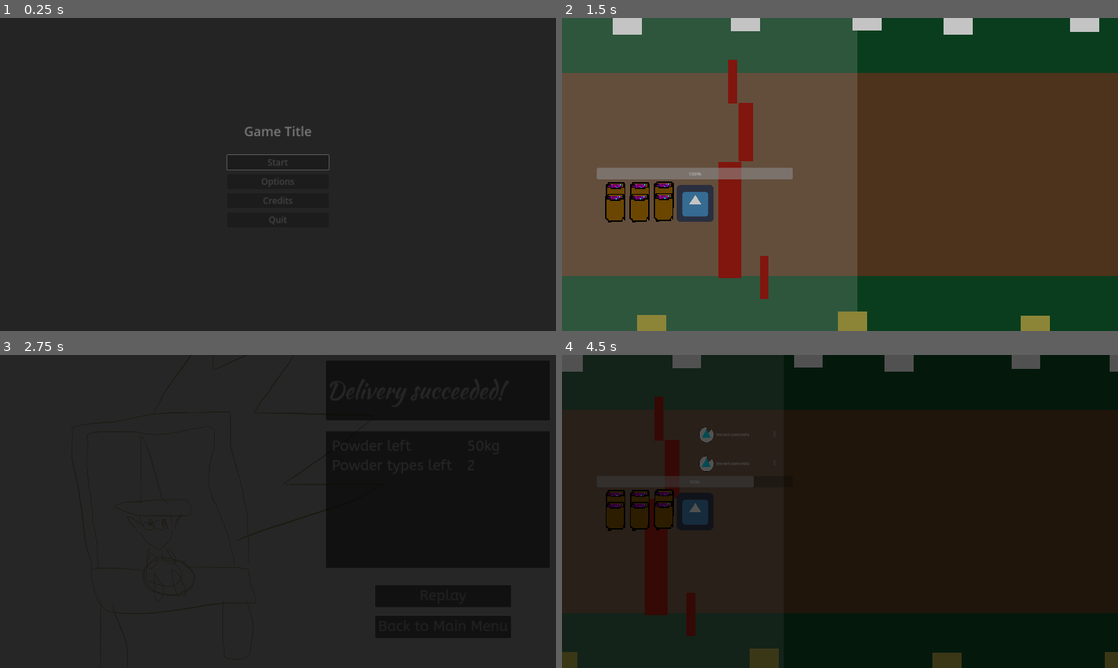
Above: before the commit, frames 1-4 (two rows, left to right).
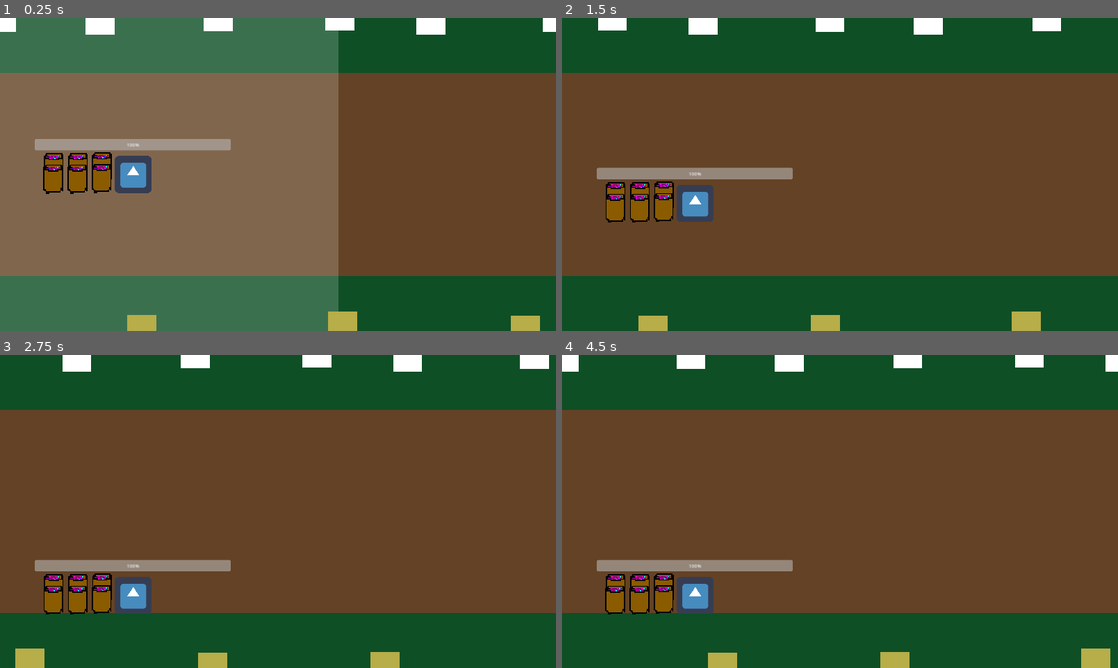
Above: after the commit, the same moments.

Repository: hsandt/ld53
Game: Godot game, scene res://scenes/first_scene.tscn
The game is run twice, just before and just after one commit, with the same random seed, the same clock (stepped at 60 frames per second) and the same inputs. Before the commit the project starts from res://scenes/main_menu_scene.tscn. The engine's default icon, where the game draws it, is replaced by a stand-in: a white triangle on a blue panel in a dark square.
Inputs (mouse positions are in pixels of both pictures, inside the frame that each line leads up to):
- Up to frame 1 (0.25 s): no input
- Up to frame 2 (1.5 s): tap Enter (ui_accept) at 0.5, 0.77 s; move the mouse to (962, 158) at 0.52 s; hold Right (ui_right) 0.53-1.28 s; hold M (app_next_resolution) 0.53-1.28 s; click (962, 158) at 0.67 s; move the mouse to (728, 190) at 1.27 s; hold S (down) from 1.28 s (still down); tap N (app_prev_resolution) at 1.35 s
- Up to frame 3 (2.75 s): tap Enter (ui_accept) at 1.52 s; move the mouse to (333, 442) at 2.02 s; release S (down) at 2.03 s; hold Right (ui_right) from 2.03 s (still down); hold M (app_next_resolution) from 2.03 s (still down)
- Up to frame 4 (4.5 s): release Right (ui_right) at 2.75 s; release M (app_next_resolution) at 2.75 s; click (1006, 596) at 2.75 s, where only the run before the commit has a clickable "Replay"; move the mouse to (812, 574) at 3.52 s; hold Up (ui_up) 3.53-4.28 s; tap N (app_prev_resolution) at 3.6 s; click (812, 574) at 3.67 s; tap Enter (ui_accept) at 3.77 s; move the mouse to (1006, 558) at 4.27 s; hold Left (ui_left) from 4.28 s (still down); hold M (app_next_resolution) from 4.28 s (still down)

The runs differ from the first frame. In frame 1, 100% of the frame differs, in the area x 0-100%, y 0-100%; in frame 2, 25%; in frame 3, 100%; in frame 4, 100%.

Commit message:
[Level Design] block components WIP

Diff:
--- a/audio/default_bus_layout_custom.tres
+++ b/audio/default_bus_layout_custom.tres
@@ -7,6 +7,7 @@
 resource_name = "LowPassFilter"
 
 [resource]
+bus/0/volume_db = -80.0
 bus/1/name = &"SFX"
 bus/1/solo = false
 bus/1/mute = false
--- /dev/null
+++ b/prefabs/ingame/level_blocks/1) easy/e_1_1.tscn
@@ -0,0 +1,12 @@
+[gd_scene load_steps=2 format=3 uid="uid://bpcuwiruykld3"]
+
+[ext_resource type="PackedScene" uid="uid://b4r6q2xh20e8w" path="res://prefabs/ingame/obstacle_small.tscn" id="1_c427r"]
+
+[node name="E1_1" type="Area2D"]
+position = Vector2(750, 0)
+
+[node name="obstacle_small" parent="." instance=ExtResource("1_c427r")]
+position = Vector2(0, 0)
+
+[node name="obstacle_small2" parent="." instance=ExtResource("1_c427r")]
+position = Vector2(800, -200)
--- /dev/null
+++ b/prefabs/ingame/level_blocks/1) easy/e_1_2.tscn
@@ -0,0 +1,11 @@
+[gd_scene load_steps=2 format=3 uid="uid://bgtkp6bs34ao7"]
+
+[ext_resource type="PackedScene" uid="uid://b4r6q2xh20e8w" path="res://prefabs/ingame/obstacle_small.tscn" id="1_n57kl"]
+
+[node name="E1_2" type="Area2D"]
+
+[node name="obstacle_small2" parent="." instance=ExtResource("1_n57kl")]
+position = Vector2(750, -200)
+
+[node name="obstacle_small" parent="." instance=ExtResource("1_n57kl")]
+position = Vector2(0, 0)
--- /dev/null
+++ b/prefabs/ingame/level_blocks/1) easy/e_1_2_var.tscn
@@ -0,0 +1,11 @@
+[gd_scene load_steps=2 format=3 uid="uid://dchtoexaksq4s"]
+
+[ext_resource type="PackedScene" uid="uid://b4r6q2xh20e8w" path="res://prefabs/ingame/obstacle_small.tscn" id="1_kvdwn"]
+
+[node name="E1_2_VAR" type="Area2D"]
+
+[node name="obstacle_small" parent="." instance=ExtResource("1_kvdwn")]
+position = Vector2(0, -275)
+
+[node name="obstacle_small2" parent="." instance=ExtResource("1_kvdwn")]
+position = Vector2(200, 275)
--- /dev/null
+++ b/prefabs/ingame/level_blocks/1) easy/e_1_3.tscn
@@ -0,0 +1,11 @@
+[gd_scene load_steps=2 format=3 uid="uid://dipkqxjn04ah3"]
+
+[ext_resource type="PackedScene" uid="uid://b4r6q2xh20e8w" path="res://prefabs/ingame/obstacle_small.tscn" id="1_y07sl"]
+
+[node name="E1_3" type="Area2D"]
+
+[node name="obstacle_small" parent="." instance=ExtResource("1_y07sl")]
+position = Vector2(0, 0)
+
+[node name="obstacle_small2" parent="." instance=ExtResource("1_y07sl")]
+position = Vector2(700, -200)
--- /dev/null
+++ b/prefabs/ingame/level_blocks/1) easy/e_2_1.tscn
@@ -0,0 +1,11 @@
+[gd_scene load_steps=2 format=3 uid="uid://cc20pbugg1vaw"]
+
+[ext_resource type="PackedScene" uid="uid://b4r6q2xh20e8w" path="res://prefabs/ingame/obstacle_small.tscn" id="1_8ca78"]
+
+[node name="E2_1" type="Area2D"]
+
+[node name="obstacle_small" parent="." instance=ExtResource("1_8ca78")]
+position = Vector2(0, 0)
+
+[node name="obstacle_small2" parent="." instance=ExtResource("1_8ca78")]
+position = Vector2(800, -100)
--- /dev/null
+++ b/prefabs/ingame/level_blocks/1) easy/e_2_2.tscn
@@ -0,0 +1,11 @@
+[gd_scene load_steps=2 format=3 uid="uid://4fwc8hvqyd2m"]
+
+[ext_resource type="PackedScene" uid="uid://b4r6q2xh20e8w" path="res://prefabs/ingame/obstacle_small.tscn" id="1_idloo"]
+
+[node name="E2_2" type="Area2D"]
+
+[node name="obstacle_small" parent="." instance=ExtResource("1_idloo")]
+position = Vector2(0, 0)
+
+[node name="obstacle_small2" parent="." instance=ExtResource("1_idloo")]
+position = Vector2(750, -100)
--- /dev/null
+++ b/prefabs/ingame/level_blocks/1) easy/e_2_3.tscn
@@ -0,0 +1,11 @@
+[gd_scene load_steps=2 format=3 uid="uid://dl61ra54w0xol"]
+
+[ext_resource type="PackedScene" uid="uid://b4r6q2xh20e8w" path="res://prefabs/ingame/obstacle_small.tscn" id="1_dtx4j"]
+
+[node name="E2_3" type="Area2D"]
+
+[node name="obstacle_small" parent="." instance=ExtResource("1_dtx4j")]
+position = Vector2(0, 0)
+
+[node name="obstacle_small2" parent="." instance=ExtResource("1_dtx4j")]
+position = Vector2(700, -100)
--- /dev/null
+++ b/prefabs/ingame/level_blocks/1) easy/e_3_1.tscn
@@ -0,0 +1,15 @@
+[gd_scene load_steps=3 format=3 uid="uid://b4yyjubvrbe8c"]
+
+[ext_resource type="PackedScene" uid="uid://ybj4svsavf4f" path="res://prefabs/ingame/obstacle_medium.tscn" id="1_emggh"]
+[ext_resource type="PackedScene" uid="uid://b4r6q2xh20e8w" path="res://prefabs/ingame/obstacle_small.tscn" id="2_7e38p"]
+
+[node name="E3_1" type="Area2D"]
+
+[node name="obstacle_medium" parent="." instance=ExtResource("1_emggh")]
+position = Vector2(0, -245)
+
+[node name="obstacle_medium2" parent="." instance=ExtResource("1_emggh")]
+position = Vector2(0, 250)
+
+[node name="obstacle_small" parent="." instance=ExtResource("2_7e38p")]
+position = Vector2(800, 0)
--- /dev/null
+++ b/prefabs/ingame/level_blocks/2) medium/m_1_1.tscn
@@ -0,0 +1,11 @@
+[gd_scene load_steps=2 format=3 uid="uid://b70th2w0dukt3"]
+
+[ext_resource type="PackedScene" uid="uid://ybj4svsavf4f" path="res://prefabs/ingame/obstacle_medium.tscn" id="1_ninxd"]
+
+[node name="M1_1" type="Area2D"]
+
+[node name="obstacle_medium" parent="." instance=ExtResource("1_ninxd")]
+position = Vector2(0, 0)
+
+[node name="obstacle_medium2" parent="." instance=ExtResource("1_ninxd")]
+position = Vector2(800, -200)
--- /dev/null
+++ b/prefabs/ingame/level_blocks/2) medium/m_1_2.tscn
@@ -0,0 +1,11 @@
+[gd_scene load_steps=2 format=3 uid="uid://b745r1xhpd7vj"]
+
+[ext_resource type="PackedScene" uid="uid://ybj4svsavf4f" path="res://prefabs/ingame/obstacle_medium.tscn" id="1_b08jh"]
+
+[node name="M1_2" type="Area2D"]
+
+[node name="obstacle_medium" parent="." instance=ExtResource("1_b08jh")]
+position = Vector2(0, 0)
+
+[node name="obstacle_medium2" parent="." instance=ExtResource("1_b08jh")]
+position = Vector2(750, -200)
--- /dev/null
+++ b/prefabs/ingame/level_blocks/2) medium/m_1_2_var.tscn
@@ -0,0 +1,11 @@
+[gd_scene load_steps=2 format=3 uid="uid://dor2pkjhb1p7m"]
+
+[ext_resource type="PackedScene" uid="uid://ybj4svsavf4f" path="res://prefabs/ingame/obstacle_medium.tscn" id="1_3vhvx"]
+
+[node name="M1_2_VAR" type="Area2D"]
+
+[node name="obstacle_medium" parent="." instance=ExtResource("1_3vhvx")]
+position = Vector2(0, -250)
+
+[node name="obstacle_medium2" parent="." instance=ExtResource("1_3vhvx")]
+position = Vector2(300, 250)
--- /dev/null
+++ b/prefabs/ingame/level_blocks/2) medium/m_1_3.tscn
@@ -0,0 +1,11 @@
+[gd_scene load_steps=2 format=3 uid="uid://bf83dbglpj4wc"]
+
+[ext_resource type="PackedScene" uid="uid://ybj4svsavf4f" path="res://prefabs/ingame/obstacle_medium.tscn" id="1_m83jr"]
+
+[node name="M1_3" type="Area2D"]
+
+[node name="obstacle_medium" parent="." instance=ExtResource("1_m83jr")]
+position = Vector2(0, 0)
+
+[node name="obstacle_medium2" parent="." instance=ExtResource("1_m83jr")]
+position = Vector2(700, -200)
--- /dev/null
+++ b/prefabs/ingame/level_blocks/2) medium/m_2_1.tscn
@@ -0,0 +1,11 @@
+[gd_scene load_steps=2 format=3 uid="uid://br2aea8oyyqed"]
+
+[ext_resource type="PackedScene" uid="uid://ybj4svsavf4f" path="res://prefabs/ingame/obstacle_medium.tscn" id="1_cvp61"]
+
+[node name="M2_1" type="Area2D"]
+
+[node name="obstacle_medium" parent="." instance=ExtResource("1_cvp61")]
+position = Vector2(0, 0)
+
+[node name="obstacle_medium2" parent="." instance=ExtResource("1_cvp61")]
+position = Vector2(385, -150)
--- /dev/null
+++ b/prefabs/ingame/level_blocks/2) medium/m_2_2.tscn
@@ -0,0 +1,11 @@
+[gd_scene load_steps=2 format=3 uid="uid://cgycsjw2bp36y"]
+
+[ext_resource type="PackedScene" uid="uid://ybj4svsavf4f" path="res://prefabs/ingame/obstacle_medium.tscn" id="1_n6gxs"]
+
+[node name="M2_2" type="Area2D"]
+
+[node name="obstacle_medium" parent="." instance=ExtResource("1_n6gxs")]
+position = Vector2(0, 0)
+
+[node name="obstacle_medium2" parent="." instance=ExtResource("1_n6gxs")]
+position = Vector2(320, -150)
--- /dev/null
+++ b/prefabs/ingame/level_blocks/2) medium/m_2_3.tscn
@@ -0,0 +1,11 @@
+[gd_scene load_steps=2 format=3 uid="uid://cgal80fcmkp72"]
+
+[ext_resource type="PackedScene" uid="uid://ybj4svsavf4f" path="res://prefabs/ingame/obstacle_medium.tscn" id="1_kbt1o"]
+
+[node name="M2_3" type="Area2D"]
+
+[node name="obstacle_medium" parent="." instance=ExtResource("1_kbt1o")]
+position = Vector2(0, 0)
+
+[node name="obstacle_medium2" parent="." instance=ExtResource("1_kbt1o")]
+position = Vector2(255, -150)
--- /dev/null
+++ b/prefabs/ingame/level_blocks/2) medium/m_3_2.tscn
@@ -0,0 +1,14 @@
+[gd_scene load_steps=2 format=3 uid="uid://v6capjk77oqc"]
+
+[ext_resource type="PackedScene" uid="uid://ybj4svsavf4f" path="res://prefabs/ingame/obstacle_medium.tscn" id="1_pkkow"]
+
+[node name="M3_2" type="Area2D"]
+
+[node name="obstacle_medium" parent="." instance=ExtResource("1_pkkow")]
+position = Vector2(0, -245)
+
+[node name="obstacle_medium2" parent="." instance=ExtResource("1_pkkow")]
+position = Vector2(0, 250)
+
+[node name="obstacle_medium3" parent="." instance=ExtResource("1_pkkow")]
+position = Vector2(650, 0)
--- /dev/null
+++ b/prefabs/ingame/level_blocks/2) medium/m_3_3.tscn
@@ -0,0 +1,15 @@
+[gd_scene load_steps=3 format=3 uid="uid://b6ccfxn6p388r"]
+
+[ext_resource type="PackedScene" uid="uid://ybj4svsavf4f" path="res://prefabs/ingame/obstacle_medium.tscn" id="1_v0sab"]
+[ext_resource type="PackedScene" uid="uid://clbkj8klm4my3" path="res://prefabs/ingame/obstacle_big.tscn" id="2_t1hwc"]
+
+[node name="M3_3" type="Area2D"]
+
+[node name="obstacle_medium" parent="." instance=ExtResource("1_v0sab")]
+position = Vector2(0, -245)
+
+[node name="obstacle_medium2" parent="." instance=ExtResource("1_v0sab")]
+position = Vector2(0, 250)
+
+[node name="obstacle_big" parent="." instance=ExtResource("2_t1hwc")]
+position = Vector2(650, 0)
--- /dev/null
+++ b/prefabs/ingame/level_blocks/e_3_1.tscn
@@ -0,0 +1,15 @@
+[gd_scene load_steps=2 format=3 uid="uid://si5dyqylu1s"]
+
+[ext_resource type="PackedScene" uid="uid://b4r6q2xh20e8w" path="res://prefabs/ingame/obstacle_small.tscn" id="1_an2n0"]
+
+[node name="M3_1" type="Area2D"]
+position = Vector2(1200, 0)
+
+[node name="obstacle_small" parent="." instance=ExtResource("1_an2n0")]
+position = Vector2(400, 0)
+
+[node name="obstacle_small2" parent="." instance=ExtResource("1_an2n0")]
+position = Vector2(0, -275)
+
+[node name="obstacle_small3" parent="." instance=ExtResource("1_an2n0")]
+position = Vector2(0, 275)
--- /dev/null
+++ b/prefabs/ingame/level_blocks/e_3_2.tscn
@@ -0,0 +1,16 @@
+[gd_scene load_steps=3 format=3 uid="uid://ehffvljxthoj"]
+
+[ext_resource type="PackedScene" uid="uid://b4r6q2xh20e8w" path="res://prefabs/ingame/obstacle_small.tscn" id="1_1isao"]
+[ext_resource type="PackedScene" uid="uid://ybj4svsavf4f" path="res://prefabs/ingame/obstacle_medium.tscn" id="2_lj5ws"]
+
+[node name="E3_2" type="Area2D"]
+position = Vector2(1200, 0)
+
+[node name="obstacle_small" parent="." instance=ExtResource("1_1isao")]
+position = Vector2(0, -275)
+
+[node name="obstacle_small2" parent="." instance=ExtResource("1_1isao")]
+position = Vector2(0, 275)
+
+[node name="obstacle_medium" parent="." instance=ExtResource("2_lj5ws")]
+position = Vector2(400, 0)
--- a/prefabs/ingame/map_1.tscn
+++ b/prefabs/ingame/map_1.tscn
@@ -1,28 +1,48 @@
-[gd_scene load_steps=6 format=3 uid="uid://jpoe3ovp36uc"]
+[gd_scene load_steps=5 format=3 uid="uid://depjc224vk7yr"]
 
 [ext_resource type="PackedScene" uid="uid://exsj7aotf4aj" path="res://prefabs/ingame/map_base.tscn" id="1_p1joc"]
 [ext_resource type="PackedScene" uid="uid://clbkj8klm4my3" path="res://prefabs/ingame/obstacle_big.tscn" id="2_dcore"]
-[ext_resource type="PackedScene" uid="uid://ybj4svsavf4f" path="res://prefabs/ingame/obstacle_medium.tscn" id="3_sns40"]
 [ext_resource type="PackedScene" uid="uid://b4r6q2xh20e8w" path="res://prefabs/ingame/obstacle_small.tscn" id="4_5y8ev"]
 [ext_resource type="Texture2D" uid="uid://d0vvv3dcec8mu" path="res://sprites/white_square_1x1.png" id="5_1yeif"]
 
 [node name="Map1" instance=ExtResource("1_p1joc")]
 
-[node name="obstacle_big" parent="Obstacles" index="0" instance=ExtResource("2_dcore")]
-position = Vector2(520, 158)
-metadata/_edit_lock_ = true
+[node name="LevelArea_Part1" type="Node2D" parent="Obstacles" index="0"]
 
-[node name="obstacle_medium" parent="Obstacles" index="1" instance=ExtResource("3_sns40")]
-position = Vector2(574, -145)
-metadata/_edit_lock_ = true
+[node name="PACING" type="Node2D" parent="Obstacles/LevelArea_Part1" index="0"]
 
-[node name="obstacle_small" parent="Obstacles" index="2" instance=ExtResource("4_5y8ev")]
-position = Vector2(529, -319)
-metadata/_edit_lock_ = true
+[node name="PART1_END" parent="Obstacles/LevelArea_Part1/PACING" index="0" instance=ExtResource("2_dcore")]
+position = Vector2(90000, -850)
 
-[node name="obstacle_small2" parent="Obstacles" index="3" instance=ExtResource("4_5y8ev")]
-position = Vector2(639, 356)
-metadata/_edit_lock_ = true
+[node name="PART2_END" parent="Obstacles/LevelArea_Part1/PACING" index="1" instance=ExtResource("2_dcore")]
+position = Vector2(160000, -850)
+
+[node name="PART3_END" parent="Obstacles/LevelArea_Part1/PACING" index="2" instance=ExtResource("2_dcore")]
+position = Vector2(240000, -850)
+
+[node name="indicator_30sec" parent="Obstacles/LevelArea_Part1/PACING" index="3" instance=ExtResource("4_5y8ev")]
+position = Vector2(30000, -449)
+
+[node name="indicator_30sec2" parent="Obstacles/LevelArea_Part1/PACING" index="4" instance=ExtResource("4_5y8ev")]
+position = Vector2(60000, -450)
+
+[node name="indicator_30sec3" parent="Obstacles/LevelArea_Part1/PACING" index="5" instance=ExtResource("4_5y8ev")]
+position = Vector2(90000, -450)
+
+[node name="indicator_30sec4" parent="Obstacles/LevelArea_Part1/PACING" index="6" instance=ExtResource("4_5y8ev")]
+position = Vector2(120000, -450)
+
+[node name="indicator_30sec5" parent="Obstacles/LevelArea_Part1/PACING" index="7" instance=ExtResource("4_5y8ev")]
+position = Vector2(150000, -450)
+
+[node name="indicator_30sec6" parent="Obstacles/LevelArea_Part1/PACING" index="8" instance=ExtResource("4_5y8ev")]
+position = Vector2(180000, -450)
+
+[node name="indicator_30sec7" parent="Obstacles/LevelArea_Part1/PACING" index="9" instance=ExtResource("4_5y8ev")]
+position = Vector2(210000, -450)
+
+[node name="indicator_30sec8" parent="Obstacles/LevelArea_Part1/PACING" index="10" instance=ExtResource("4_5y8ev")]
+position = Vector2(240000, -450)
 
 [node name="Floor Full" type="Sprite2D" parent="ParallaxBackground/ParallaxLayer Floor/Offset" index="0"]
 modulate = Color(0.054902, 0.309804, 0.14902, 1)
@@ -83,7 +103,7 @@
 texture = ExtResource("5_1yeif")
 
 [node name="GoalArea2D" parent="." index="3"]
-position = Vector2(546, 0)
+position = Vector2(90000, 0)
 metadata/_edit_group_ = true
 
 [node name="CollisionShape2D" parent="GoalArea2D" index="0"]
--- a/project.godot
+++ b/project.godot
@@ -11,7 +11,7 @@
 [application]
 
 config/name="LD 53"
-run/main_scene="res://scenes/main_menu_scene.tscn"
+run/main_scene="res://scenes/first_scene.tscn"
 config/features=PackedStringArray("4.0", "GL Compatibility")
 config/icon="res://icon.svg"
 
Not shown: 1 places in scenes/first_scene.tscn that only renumber resources
